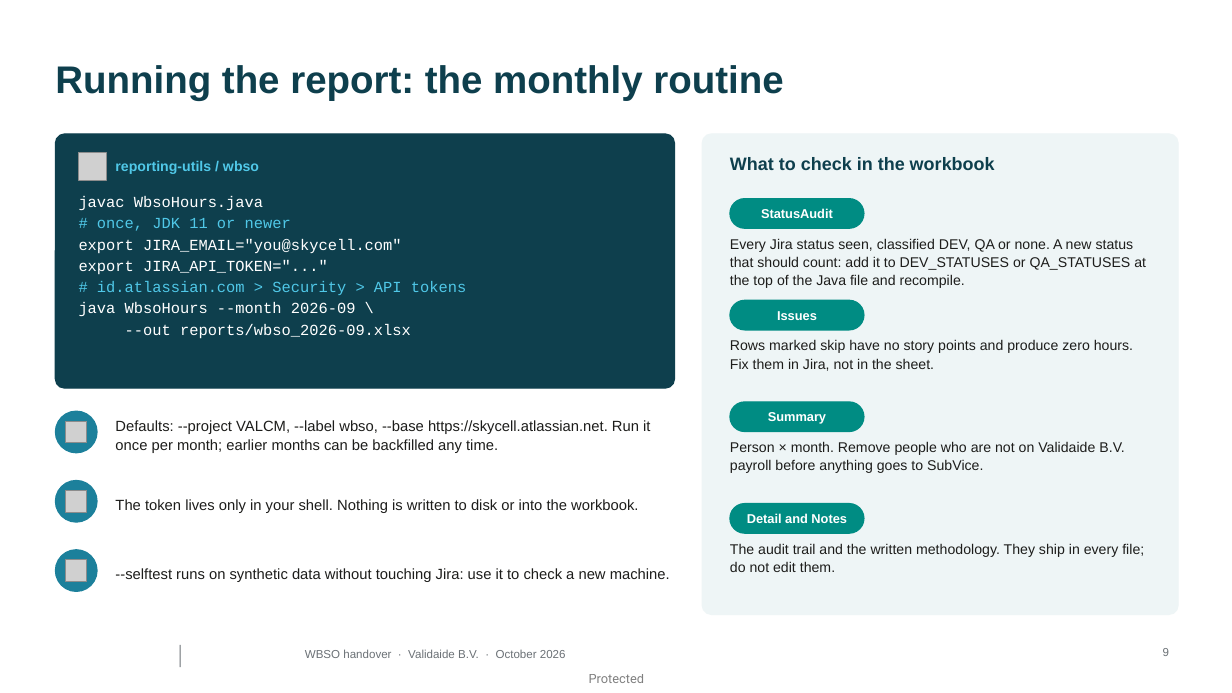
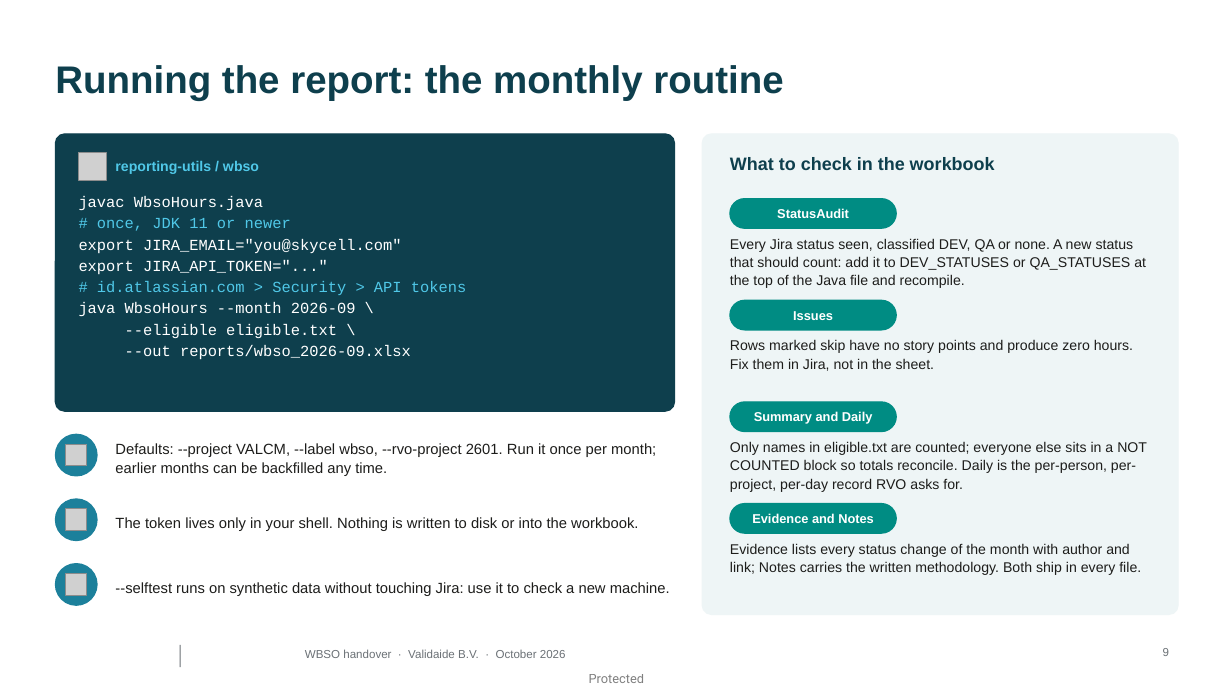
Before and after one commit to validaide-gianluigi-disconzi/reporting-utils, a slide deck: slide 9 of wbso/docs/WBSO_handover.pptx. Drawn at 1232x693 pixels with LibreOffice and Linux fonts; fonts in the diff are those of the drawing; grey boxes stand for pictures; background and template pictures are left out. Boxes give left, top, right and bottom in pixels: in the first picture for what was removed or moved away, otherwise in the second. Text is boxed around its words. In the diff, an @@ line names an element or a change of style, - is before the commit and + after.

```diff
--- a/wbso/docs/WBSO_handover.pptx
+++ b/wbso/docs/WBSO_handover.pptx
@@ rounded rectangle: place and size @@
-rounded rectangle at [55, 134, 675, 388]
+rounded rectangle at [55, 134, 675, 411]
@@ rounded rectangle at [55, 134, 675, 411]: proportions changed @@
@@ text "StatusAudit": place and size @@
-text "StatusAudit" at [761, 208, 833, 218]
+text "StatusAudit" at [777, 208, 849, 218]
@@ rounded rectangle: place and size @@
-rounded rectangle at [730, 199, 864, 228]
+rounded rectangle at [730, 199, 897, 228]
@@ text at [125, 324, 337, 338]: paragraph added @@
+--eligible eligible.txt \
@@ text "Issues": place and size @@
-text "Issues" at [777, 311, 817, 320]
+text "Issues" at [793, 311, 833, 320]
@@ rounded rectangle: place and size @@
-rounded rectangle at [730, 300, 864, 330]
+rounded rectangle at [730, 300, 897, 330]
@@ rounded rectangle: place and size @@
-rounded rectangle at [730, 402, 864, 432]
+rounded rectangle at [730, 402, 897, 432]
@@ text at [754, 411, 873, 424]: text changed @@
-Summary
+Summary and Daily
@@ ellipse: place and size @@
-ellipse at [55, 411, 97, 453]
+ellipse at [55, 434, 97, 476]
@@ picture: place and size @@
-picture at [66, 421, 87, 443]
+picture at [66, 445, 87, 466]
@@ text at [115, 443, 656, 476]: text changed @@
-Defaults: --project VALCM, --label wbso, --base https://skycell.atlassian.net. Run it once per month; earlier months can be backfilled any time.
+Defaults: --project VALCM, --label wbso, --rvo-project 2601. Run it once per month; earlier months can be backfilled any time.
@@ text at [730, 441, 1147, 492]: text changed @@
-Person × month. Remove people who are not on Validaide B.V. payroll before anything goes to SubVice.
+Only names in eligible.txt are counted; everyone else sits in a NOT COUNTED block so totals reconcile. Daily is the per-person, per-project, per-day record RVO asks for.
@@ 1 picture, 1 text, 1 ellipse: place and size @@
-1 picture, 1 text, 1 ellipse at [55, 481, 638, 522]
+1 picture, 1 text, 1 ellipse at [55, 499, 638, 541]
@@ rounded rectangle: place and size @@
-rounded rectangle at [730, 504, 864, 533]
+rounded rectangle at [730, 504, 897, 533]
@@ text at [752, 513, 874, 523]: text changed @@
-Detail and Notes
+Evidence and Notes
@@ 1 picture, 1 text, 1 ellipse: place and size @@
-1 picture, 1 text, 1 ellipse at [55, 550, 670, 592]
+1 picture, 1 text, 1 ellipse at [55, 564, 670, 605]
@@ text at [730, 543, 1141, 575]: text changed @@
-The audit trail and the written methodology. They ship in every file; do not edit them.
+Evidence lists every status change of the month with author and link; Notes carries the written methodology. Both ship in every file.
```
Also in this commit, not shown: 6 other slides changed, 2 other files.
